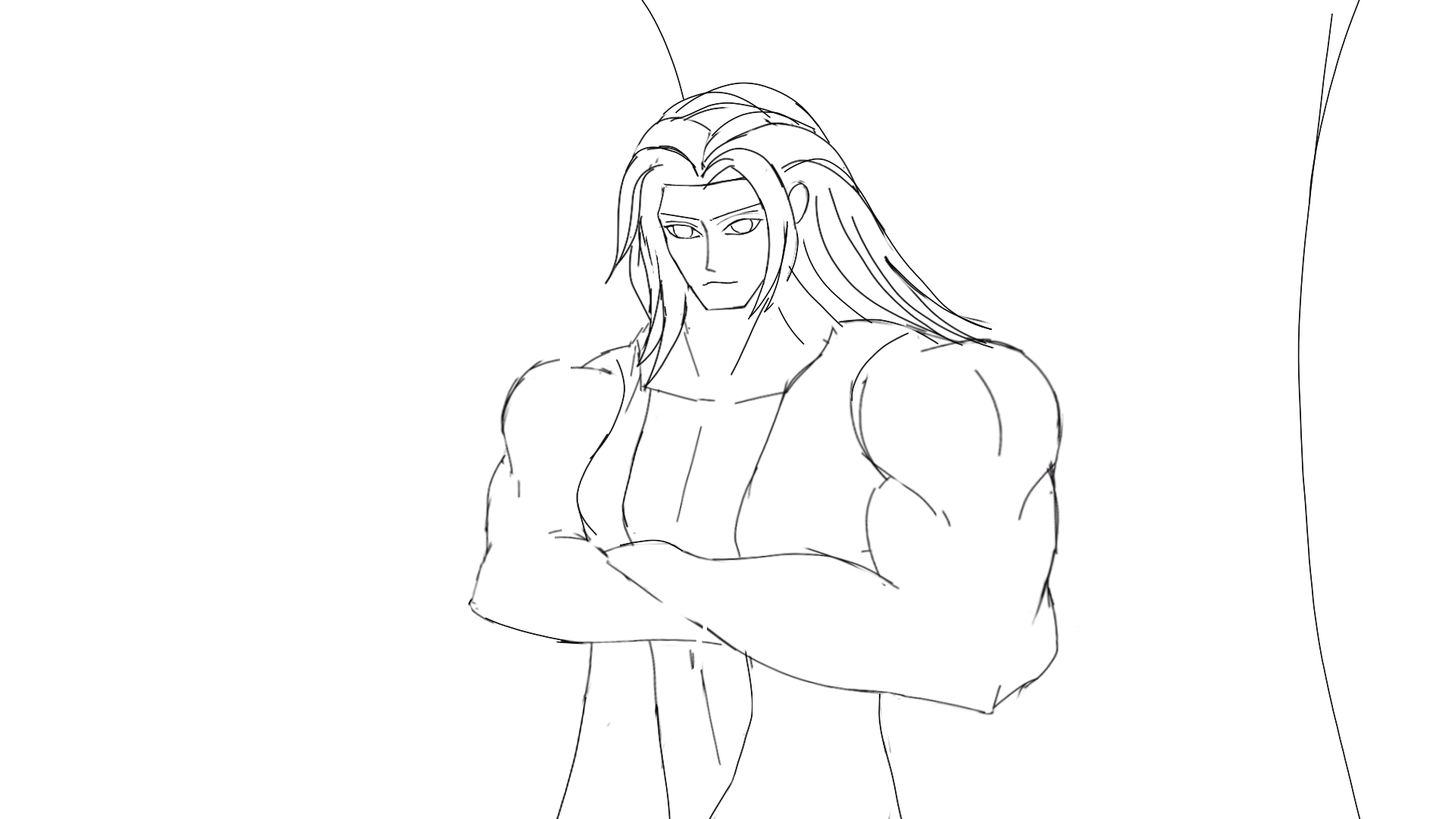
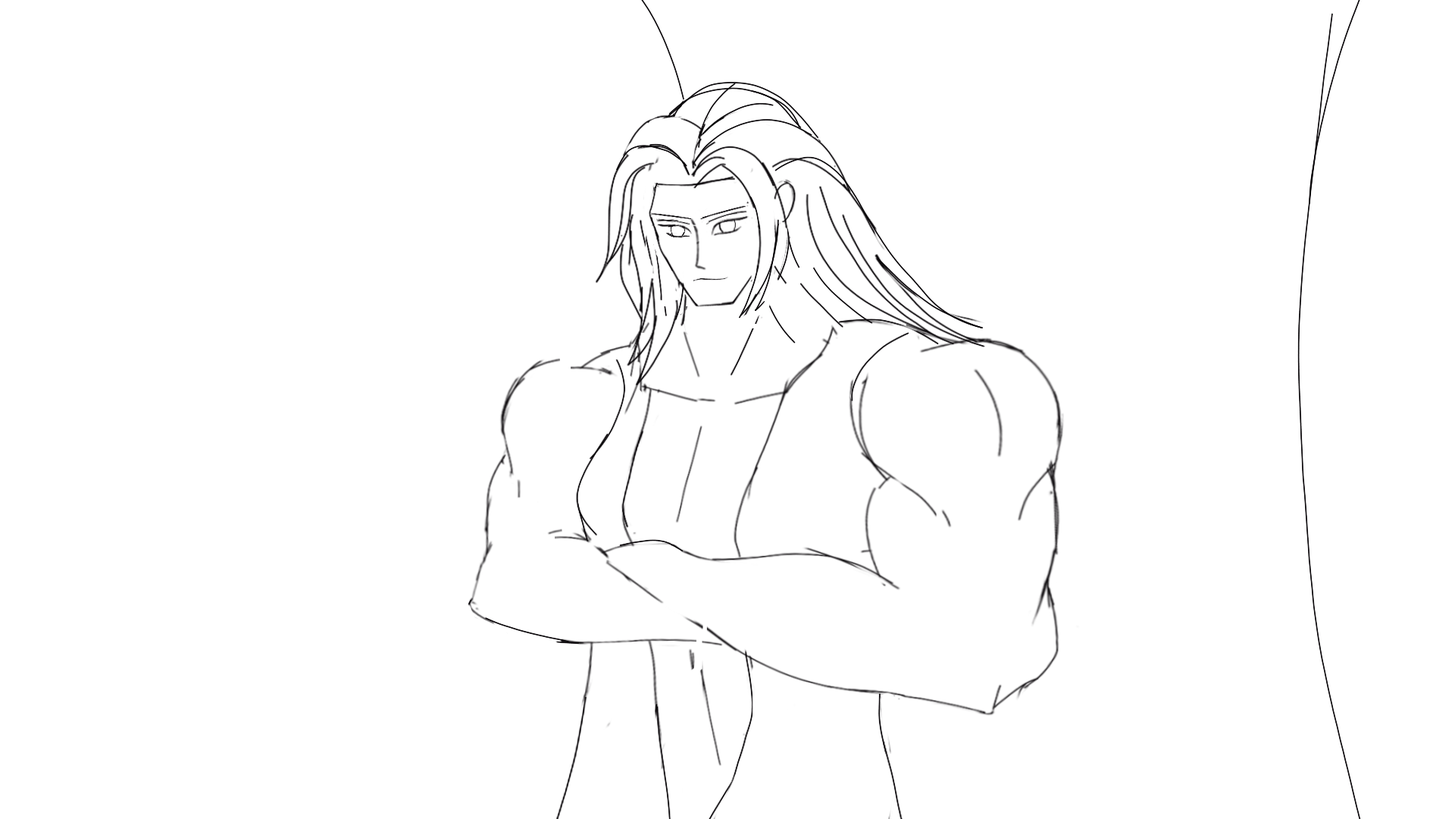
Layers edited between the first and the second 1455×819 image:
painted on "Paint Layer 3" over (x1=523, y1=81, x2=995, y2=387)
painted on "Paint Layer 2" (3rd of 3, in "Group 5") over (x1=523, y1=81, x2=995, y2=387)
